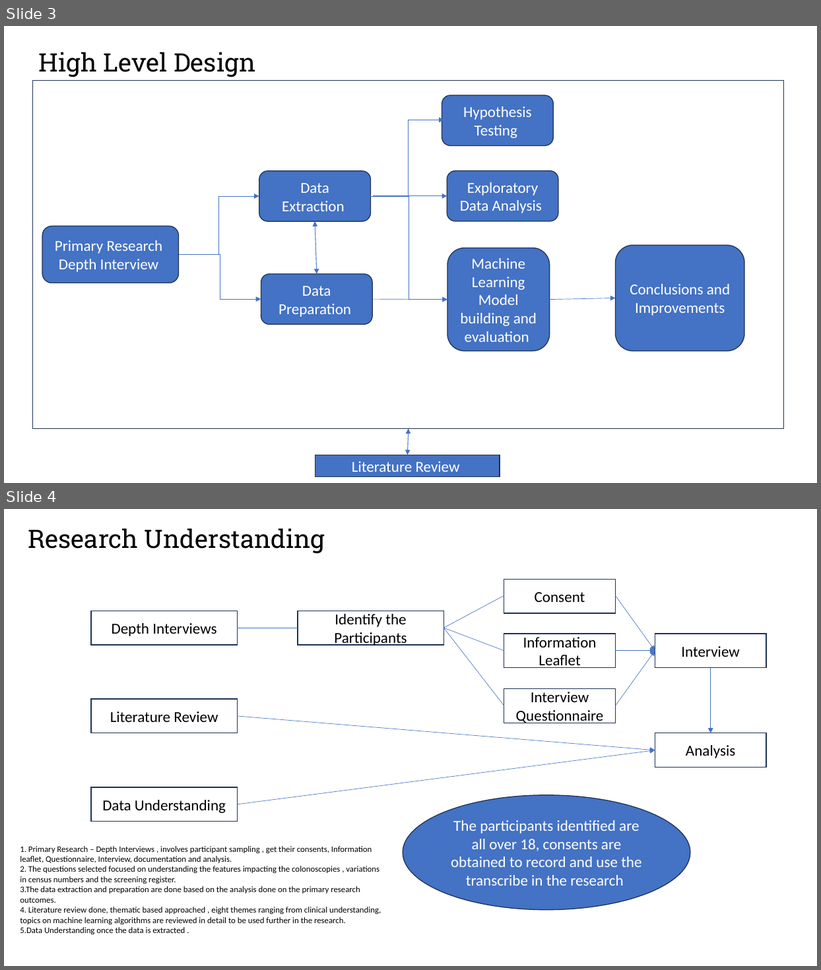
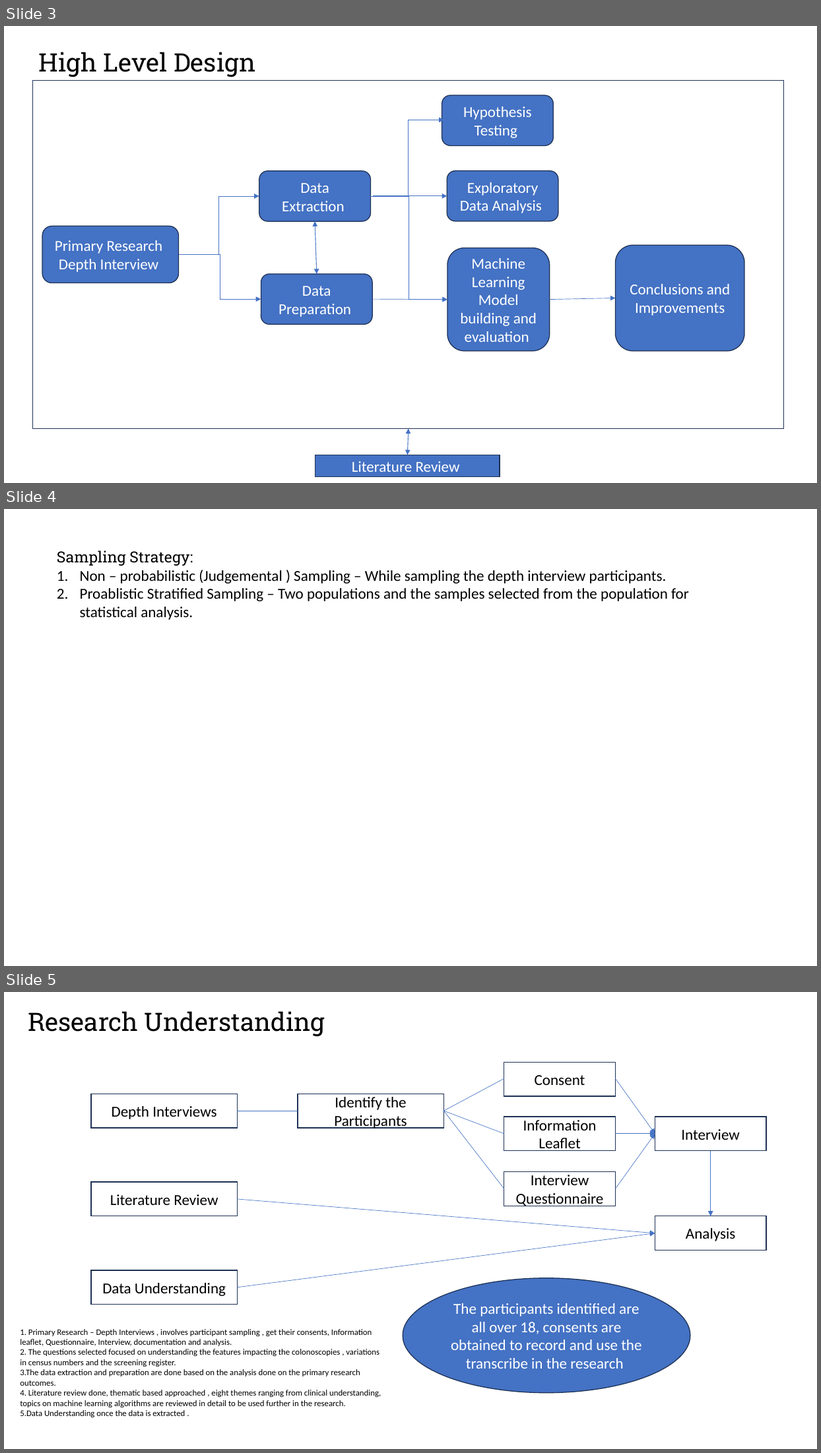
Before and after one commit to raku43/MScDACapstone, a slide deck: PPT_Msc_Capstone.pptx. Shown one above the other, each under a label of ours: slides 3 and 4 before the commit, slides 3, 4 and 5 after it. The pictures are 821x970 and 821x1453 pixels, drawn with LibreOffice and Linux fonts; fonts in the diff are those of the drawing. Boxes give left, top, right and bottom in pixels: in the first picture for what was removed or moved away, otherwise in the second. Text is boxed around its words. In the diff, an @@ line names an element or a change of style, - is before the commit and + after.

```diff
--- a/PPT_Msc_Capstone.pptx
+++ b/PPT_Msc_Capstone.pptx
@@ slide 4 added at bbox=[4, 509, 817, 966], background #FFFFFF @@
@@ text added at bbox=[57, 551, 689, 620], 18 pt, text #000000 @@
+Sampling Strategy:
+1. Non – probabilistic (Judgemental ) Sampling – While sampling the depth interview participants.
+2. Proablistic Stratified Sampling – Two populations and the samples selected from the population for statistical analysis.
@@ what was slide 4 is now slide 5 @@
```
Also in this commit, not shown: 1 slide changed.
